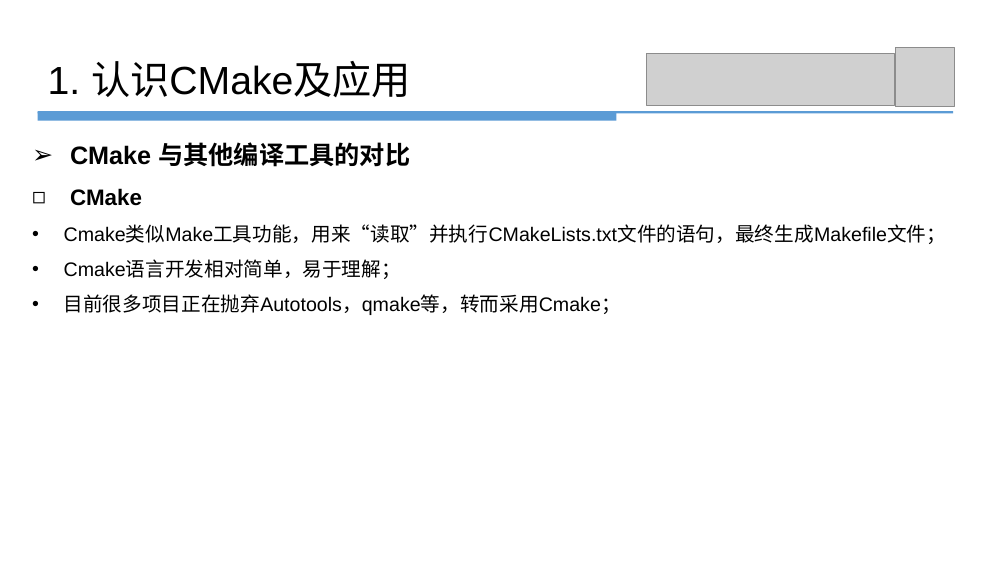
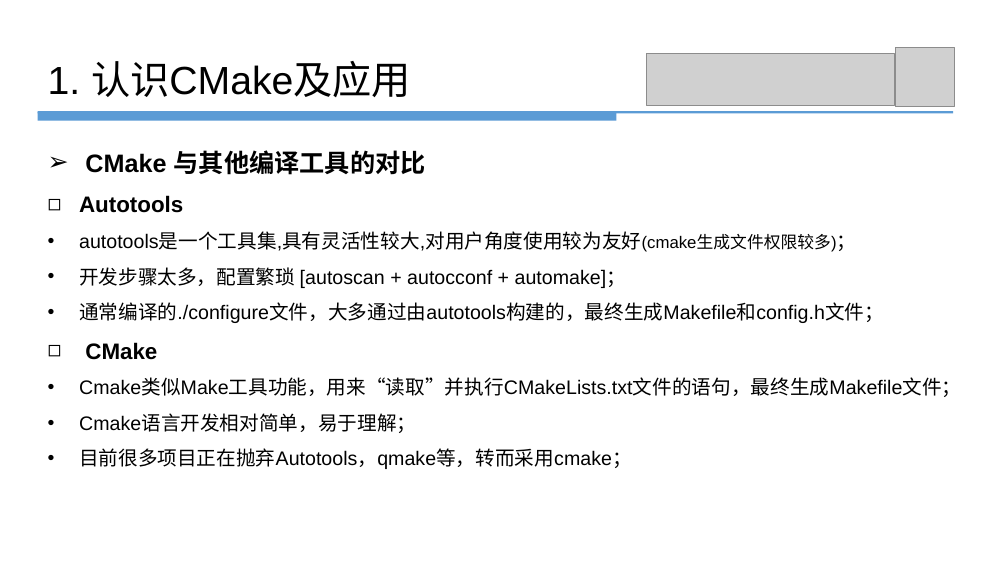
Before and after one commit to panshengli/slam_research_club, a slide deck: slide 6 of cmake_practice/Cmake_潘胜利20101026.pptx. Drawn at 1008x567 pixels with LibreOffice and Linux fonts; fonts in the diff are those of the drawing; grey boxes stand for pictures. Boxes give left, top, right and bottom in pixels: in the first picture for what was removed or moved away, otherwise in the second. Text is boxed around its words. In the diff, an @@ line names an element or a change of style, - is before the commit and + after.

```diff
--- a/cmake_practice/Cmake_潘胜利20101026.pptx
+++ b/cmake_practice/Cmake_潘胜利20101026.pptx
@@ text "CMake 与其他编译工具的对比" moved from (x1=64, y1=142, x2=946, y2=315) to (x1=79, y1=150, x2=961, y2=469) @@
@@ text at (x1=79, y1=195, x2=884, y2=323): paragraphs added @@
+◻ Autotools
+• autotools是一个工具集,具有灵活性较大,对用户角度使用较为友好(cmake生成文件权限较多)；
+• 开发步骤太多，配置繁琐 [autoscan + autocconf + automake]；
+• 通常编译的./configure文件，大多通过由autotools构建的，最终生成Makefile和config.h文件；
@@ text at (x1=79, y1=448, x2=632, y2=469): text changed @@
-• 目前很多项目正在抛弃Autotools，qmake等，转而采用Cmake；
+• 目前很多项目正在抛弃Autotools，qmake等，转而采用cmake；
```
Also in this commit, not shown: 8 other slides changed, 32 slides added, 2 slides removed, 7 other files.
